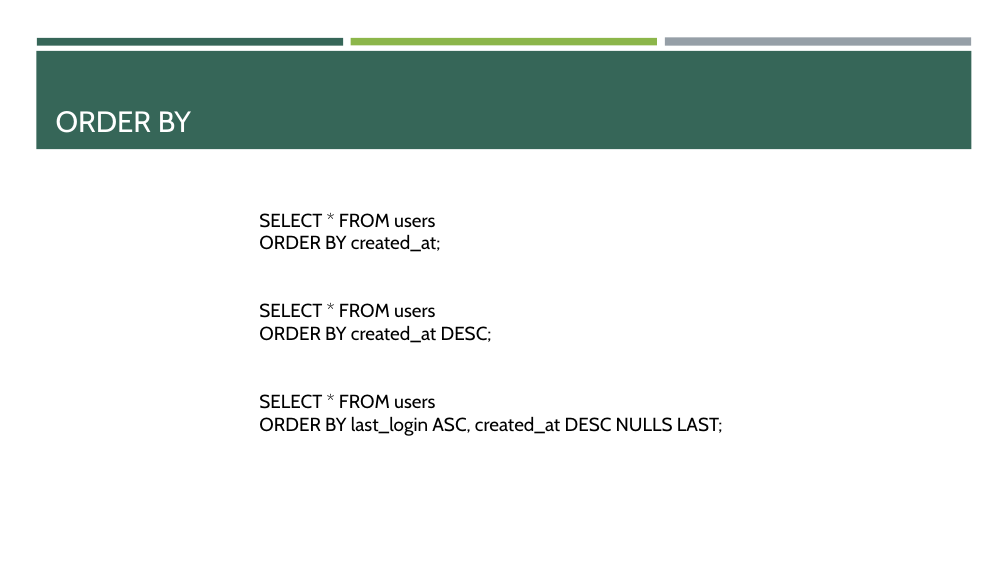
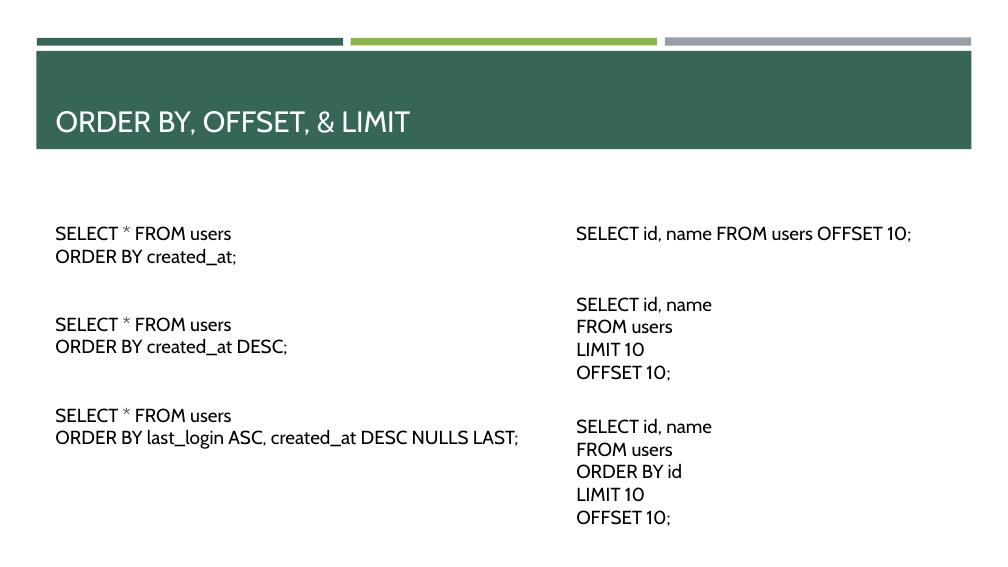
Before and after one commit to e-m-wilson/java-fs, a slide deck: slide 51 of Week_3/SQL_postgres.pptx (slide 50 before the commit). Drawn at 1008x567 pixels with LibreOffice and Linux fonts; fonts in the diff are those of the drawing. Boxes give left, top, right and bottom in pixels: in the first picture for what was removed or moved away, otherwise in the second. Text is boxed around its words. In the diff, an @@ line names an element or a change of style, - is before the commit and + after.

```diff
--- a/Week_3/SQL_postgres.pptx
+++ b/Week_3/SQL_postgres.pptx
@@ title at [56,111,410,135]: text changed @@
-ORDER BY
+ORDER BY, OFFSET, & LIMIT
@@ text "SELECT * FROM users": place and size @@
-text "SELECT * FROM users" at [259,213,723,436]
+text "SELECT * FROM users" at [55,226,519,449]
@@ text added at [576,225,911,242], 18 pt, text #000000 @@
+SELECT id, name FROM users OFFSET 10;
@@ text added at [576,296,712,381], 18 pt, text #000000 @@
+SELECT id, name
+FROM users
+LIMIT 10
+OFFSET 10;
@@ text added at [576,418,712,526], 18 pt, text #000000 @@
+SELECT id, name
+FROM users
+ORDER BY id
+LIMIT 10
+OFFSET 10;
```
Also in this commit, not shown: 4 other slides changed, 25 slides added.
